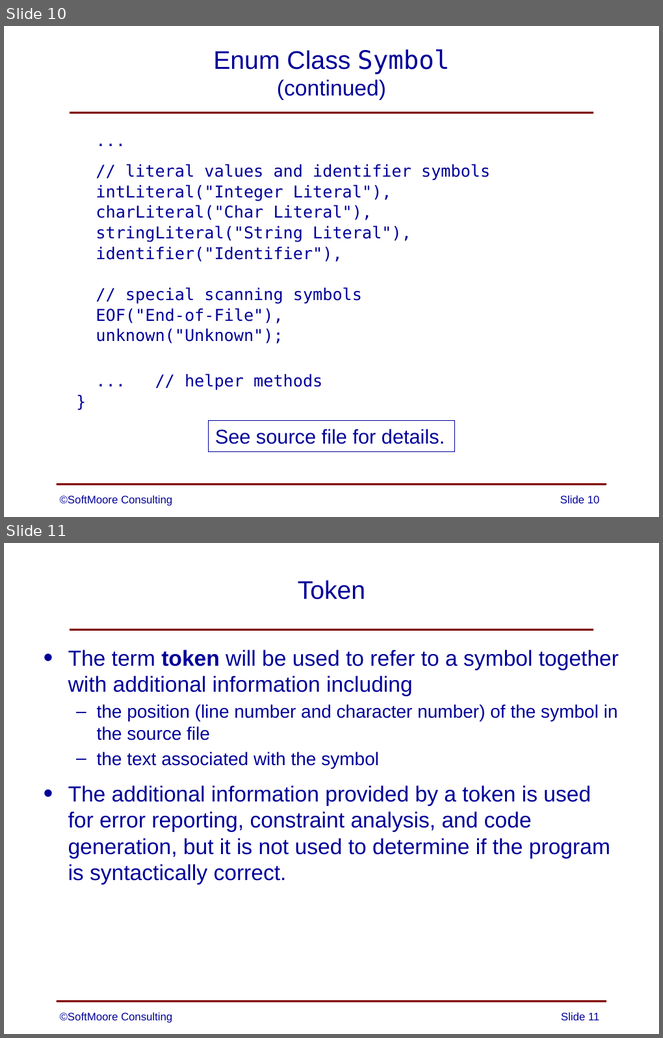
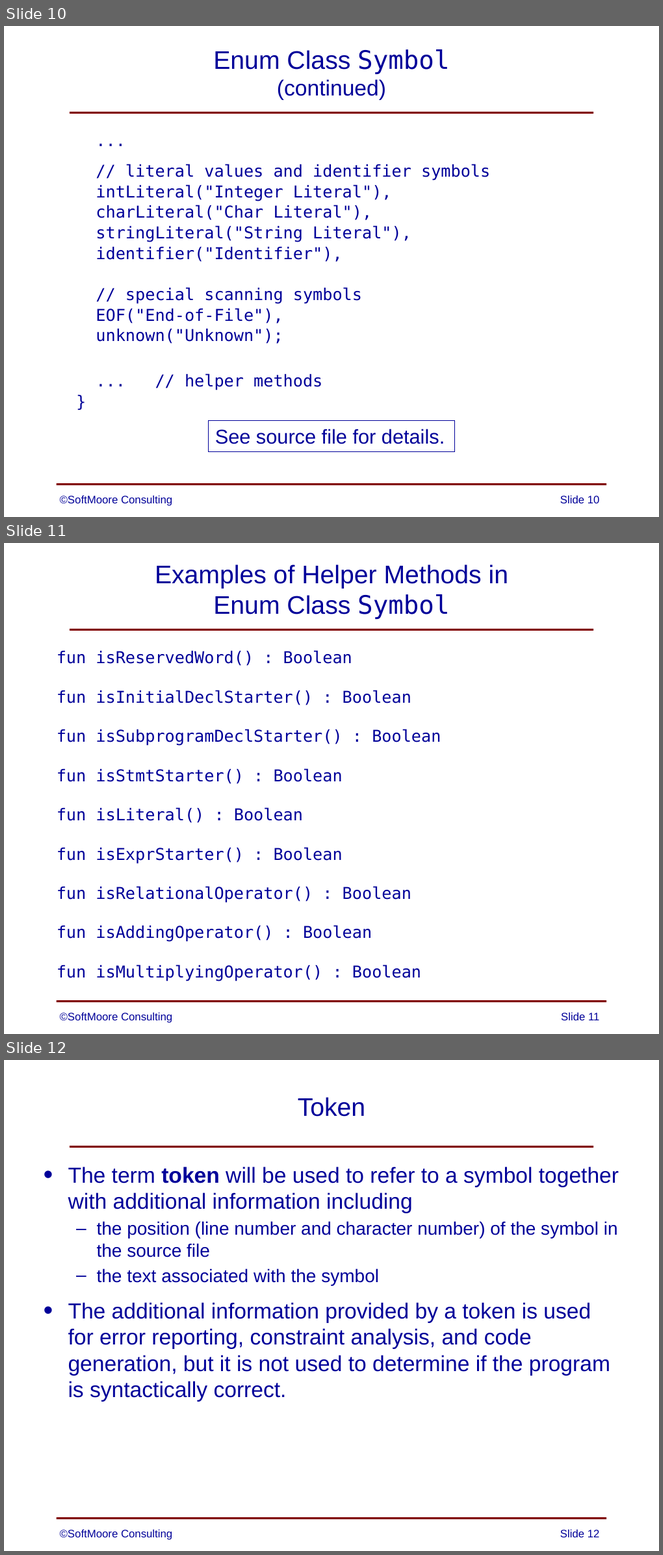
Before and after one commit to SoftMoore/CPRL-Kt-3rd, a slide deck: PowerPoints/05 - Lexical Analysis.pptx. Shown one above the other, each under a label of ours: slides 10 and 11 before the commit, slides 10, 11 and 12 after it. The pictures are 663x1038 and 663x1555 pixels, drawn with LibreOffice and Linux fonts; fonts in the diff are those of the drawing. Boxes give left, top, right and bottom in pixels: in the first picture for what was removed or moved away, otherwise in the second. Text is boxed around its words. In the diff, an @@ line names an element or a change of style, - is before the commit and + after.

```diff
--- a/PowerPoints/05 - Lexical Analysis.pptx
+++ b/PowerPoints/05 - Lexical Analysis.pptx
@@ slide 11 added at (4,543,659,1034), background #FFFFFF; not listed: 2 template elements that a slide beside it also shows @@
@@ title added at (155,564,509,619), 28 pt, text #000099 @@
+Examples of Helper Methods in
+Enum Class Symbol
@@ text added at (57,650,441,982), 18 pt, text #000099 @@
+fun isReservedWord() : Boolean
+fun isInitialDeclStarter() : Boolean
+fun isSubprogramDeclStarter() : Boolean
+fun isStmtStarter() : Boolean
+fun isLiteral() : Boolean
+fun isExprStarter() : Boolean
+fun isRelationalOperator() : Boolean
+fun isAddingOperator() : Boolean
+fun isMultiplyingOperator() : Boolean
@@ text added at (60,1013,172,1023), 12 pt, text #000099 @@
+©SoftMoore Consulting
@@ page number added at (561,1013,599,1021), 12 pt, text #000099 @@
+Slide 11
@@ what was slide 11 is now slide 12 @@
@@ page number at (560,1530,600,1538): text changed @@
-Slide 11
+Slide 12
```
Also in this commit, not shown: 2 slides changed.
